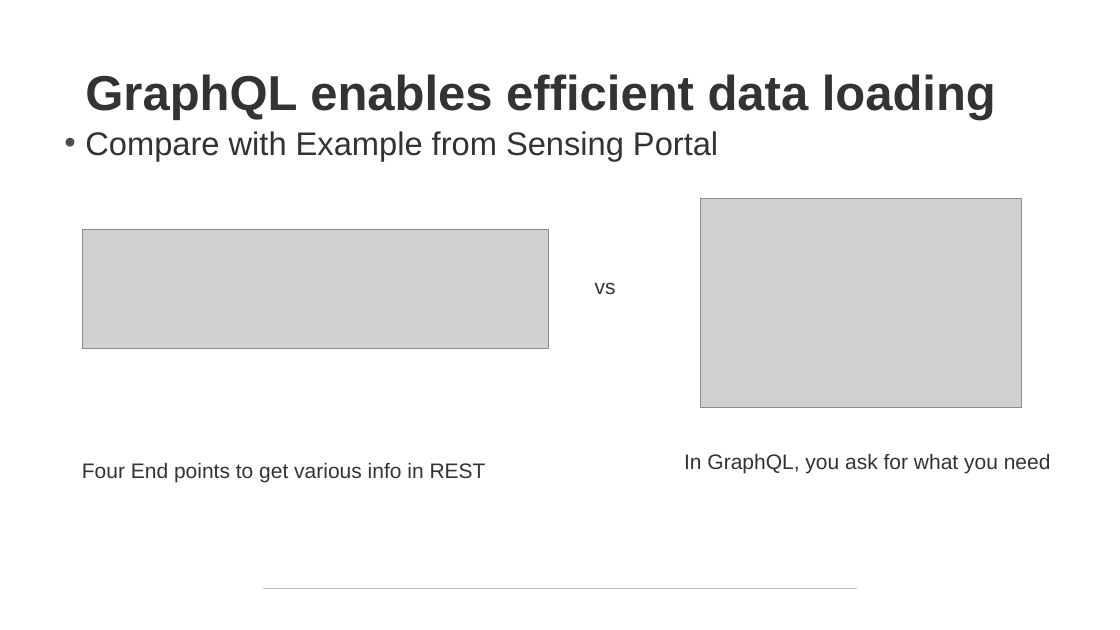
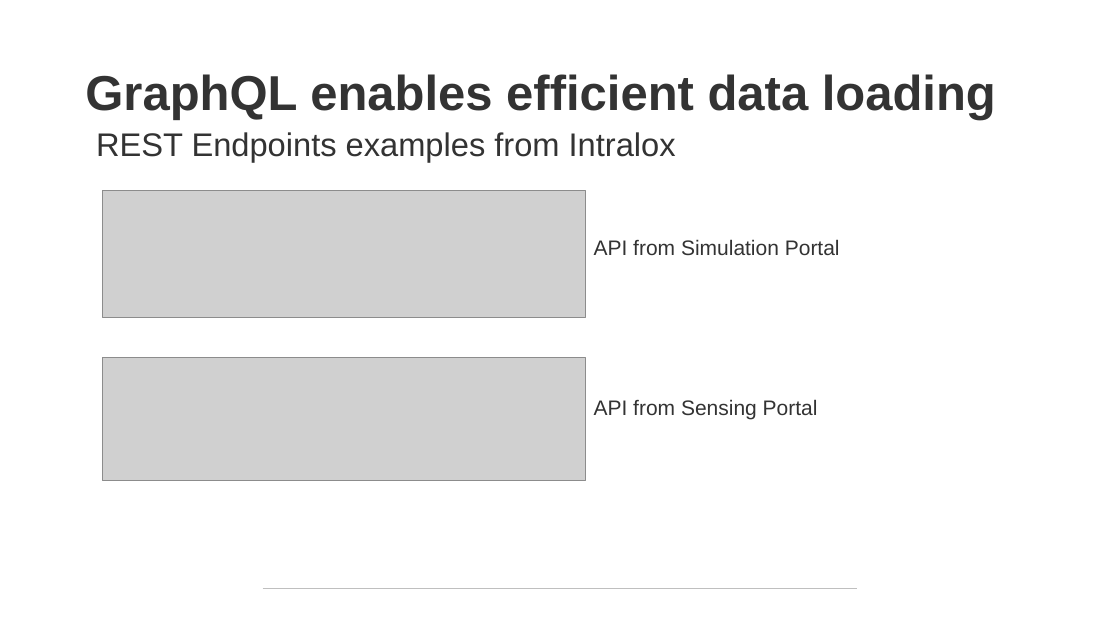
Before and after one commit to NPDSoftwareDev/graphql-presentation, a slide deck: slide 21 of graphql Introduction.pptx. Drawn at 1120x630 pixels with LibreOffice and Linux fonts; fonts in the diff are those of the drawing; grey boxes stand for pictures. Boxes give left, top, right and bottom in pixels: in the first picture for what was removed or moved away, otherwise in the second. Text is boxed around its words. In the diff, an @@ line names an element or a change of style, - is before the commit and + after.

Commit message:
better explanatiion of what it means to have efficient data loading

```diff
--- a/graphql Introduction.pptx
+++ b/graphql Introduction.pptx
@@ text at (x1=96, y1=132, x2=676, y2=162): text changed @@
-• Compare with Example from Sensing Portal
+REST Endpoints examples from Intralox
@@ picture added at (x1=103, y1=191, x2=586, y2=318) @@
@@ picture removed at (x1=701, y1=198, x2=1022, y2=408) @@
@@ text added at (x1=594, y1=239, x2=840, y2=255), 18 pt, text #333333 @@
+API from Simulation Portal
@@ text removed at (x1=595, y1=282, x2=616, y2=294) @@
-vs
@@ picture resized from (x1=82, y1=229, x2=549, y2=349) to (x1=103, y1=358, x2=586, y2=481) @@
@@ text added at (x1=594, y1=399, x2=818, y2=420), 18 pt, text #333333 @@
+API from Sensing Portal
@@ text removed at (x1=82, y1=462, x2=486, y2=482) @@
-Four End points to get various info in REST
@@ text removed at (x1=684, y1=453, x2=1051, y2=473) @@
-In GraphQL, you ask for what you need
```
Also in this commit, not shown: 2 slides added, 2 slides removed, 2 other files.
